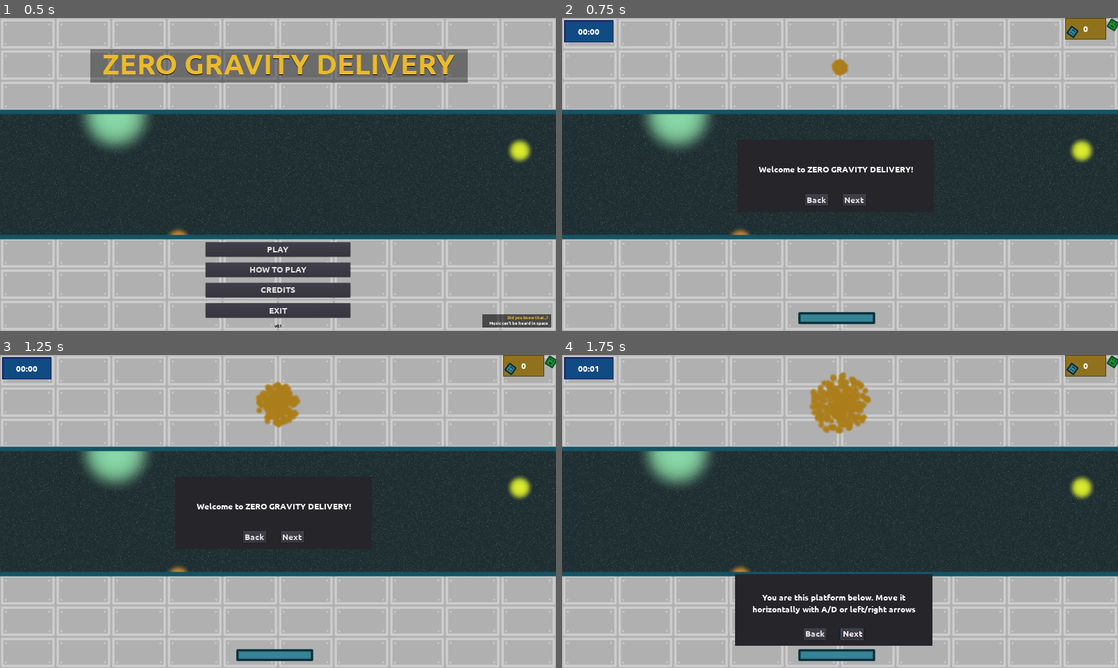
Above: before the commit, frames 1-4 (two rows, left to right).
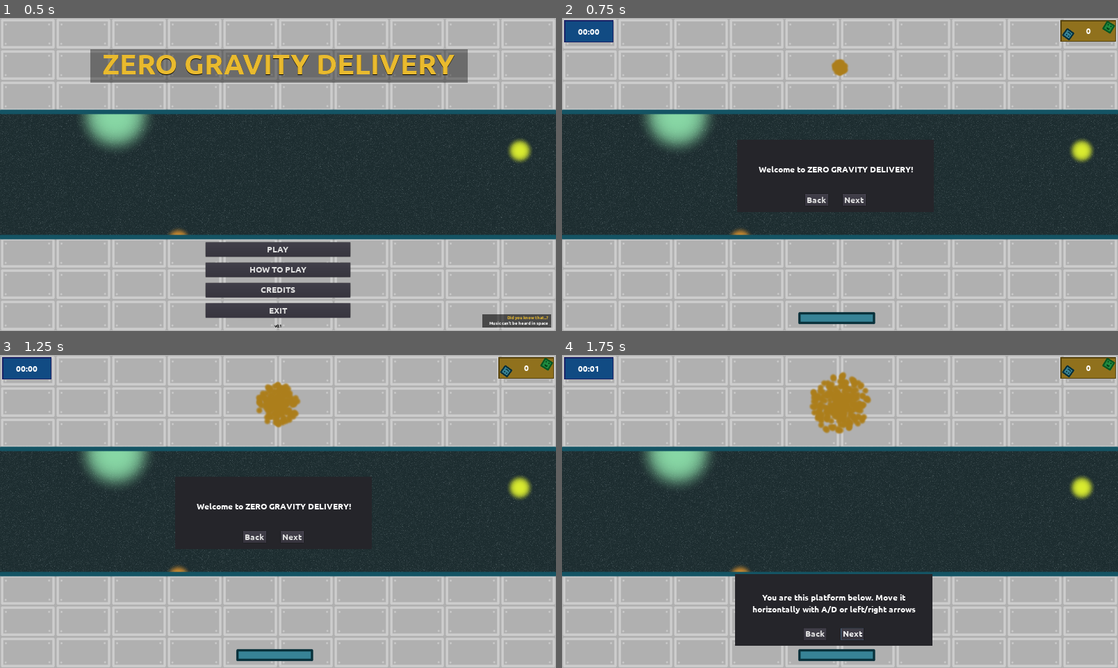
Above: after the commit, the same moments.

Repository: moisesjbc/ludum-dare-53
Game: Godot game, scene res://gui/main_menu/main_menu.tscn
Same seed, same stepped clock (60 frames per second), same inputs: the game is played once before the commit and once after it.
Inputs:
- Up to frame 1 (0.5 s): no input
- Up to frame 2 (0.75 s): click "HOW TO PLAY" at 0.5 s
- Up to frame 3 (1.25 s): no input
- Up to frame 4 (1.75 s): click "Next" at 1.25 s

Frame 1 is identical in both runs. In frame 2, 0.4% of the frame differs, in the area x 89-100%, y 0-8%; in frame 3, 0.4%; in frame 4, 0.4%.

Commit message:
Fix position for panel on How to play

Diff:
--- a/godot-project/gui/how_to_play/how_to_play.tscn
+++ b/godot-project/gui/how_to_play/how_to_play.tscn
@@ -264,7 +264,7 @@
 script = ExtResource( 19 )
 
 [node name="position" type="Position2D" parent="states/9"]
-position = Vector2( 28, 83 )
+position = Vector2( 28, 99 )
 
 [node name="player" type="Sprite" parent="states/9"]
 position = Vector2( 947, 1037 )
@@ -291,9 +291,10 @@
 }
 
 [node name="score" parent="gui" instance=ExtResource( 18 )]
-margin_left = 1737.0
-margin_right = 1880.0
-align = 1
+margin_left = 1722.0
+margin_top = 8.0
+margin_right = 1913.0
+margin_bottom = 82.0
 
 [connection signal="back_button_pressed" from="how_to_play_panel" to="." method="_on_how_to_play_panel_back_button_pressed"]
 [connection signal="next_button_pressed" from="how_to_play_panel" to="." method="_on_how_to_play_panel_next_button_pressed"]
